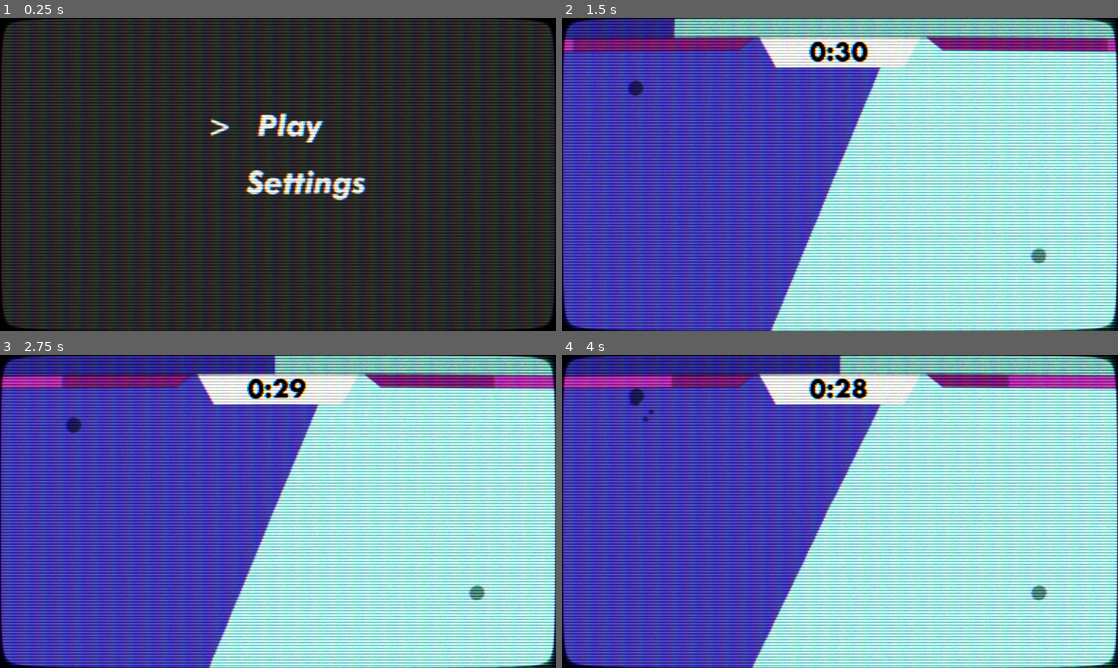
Above: before the commit, frames 1-4 (two rows, left to right).
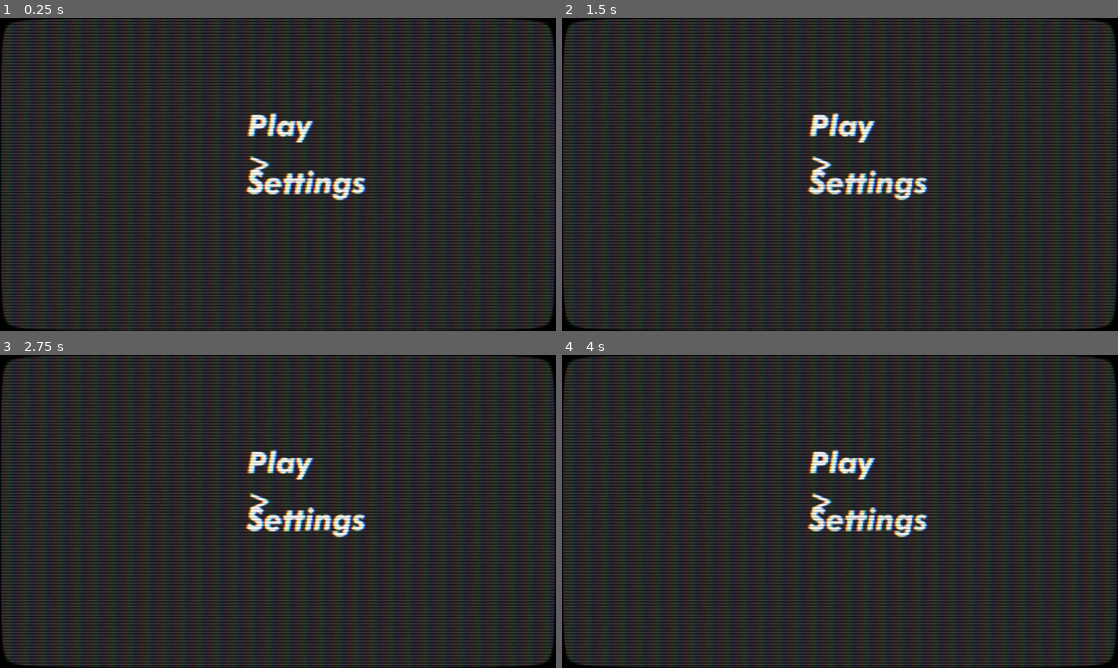
Above: after the commit, the same moments.

Repository: ProgrammingParadox/voronoi-game
Game: Godot game, scene res://scenes/home.tscn
Same seed, same stepped clock (60 frames per second), same inputs: the game is played once before the commit and once after it. This scene is started directly instead of the project's main scene.
Inputs (mouse positions are in pixels of both pictures, inside the frame that each line leads up to):
- Up to frame 1 (0.25 s): no input
- Up to frame 2 (1.5 s): click "Play" at 0.5 s; click (840, 199) at 1.25 s, where only the run before the commit has a clickable "Start!"
- Up to frame 3 (2.75 s): click (305, 464) at 2 s, where only the run after the commit has a clickable "Play"
- Up to frame 4 (4 s): click (867, 517) at 2.75 s, where only the run after the commit has a clickable "Settings"; move the mouse to (812, 574) at 3.52 s; hold W (player_1_up) from 3.53 s (still down); tap Q (player_1_plant) at 3.6 s

The runs differ from the first frame. In frame 1, 1.0% of the frame differs, in the area x 37-59%, y 30-50%; in frame 2, 99%, in the area x 0-100%, y 0-100%; in frame 3, 99%; in frame 4, 99%.

Commit message:
fixed play again button

Diff:
--- a/scenes/Game.tscn
+++ b/scenes/Game.tscn
@@ -57,7 +57,13 @@
 shader_parameter/unfilled_color = Vector4(0, 0, 0, 1)
 shader_parameter/bottom_border_size = 0.001
 
-[node name="Node2D" type="Node2D" node_paths=PackedStringArray("HUD_box")]
+[node name="Node2D" type="Control" node_paths=PackedStringArray("HUD_box")]
+layout_mode = 3
+anchors_preset = 15
+anchor_right = 1.0
+anchor_bottom = 1.0
+grow_horizontal = 2
+grow_vertical = 2
 script = ExtResource("1_s0nni")
 multithread_bar = false
 HUD_box = NodePath("StaticBody2D")
@@ -153,5 +159,6 @@
 polygon = PackedVector2Array(-509, 108, -140, 107, -111, 81, -96, 81, -62, 143, 201, 143, 236, 80, 251, 81, 279, 107, 647, 107, 647, 35, -509, 38)
 
 [node name="Victory" parent="." instance=ExtResource("14_7ua8r")]
+layout_mode = 1
 
 [connection signal="timeout" from="MatchTimer/Timer" to="MatchTimer" method="_on_timer_timeout"]
--- a/scenes/home_ui.tscn
+++ b/scenes/home_ui.tscn
@@ -12,20 +12,37 @@
 
 [sub_resource type="StyleBoxEmpty" id="StyleBoxEmpty_qq0qw"]
 
-[node name="HomeUI" type="MarginContainer"]
-offset_left = 416.0
-offset_top = 190.0
-offset_right = 738.0
-offset_bottom = 417.0
-theme_override_constants/margin_left = 100
+[node name="Control" type="Control"]
+layout_mode = 3
+anchors_preset = 15
+anchor_right = 1.0
+anchor_bottom = 1.0
+grow_horizontal = 2
+grow_vertical = 2
+
+[node name="HomeUI" type="CenterContainer" parent="."]
+layout_mode = 1
+anchors_preset = 15
+anchor_right = 1.0
+anchor_bottom = 1.0
+grow_horizontal = 2
+grow_vertical = 2
 script = ExtResource("1_plyxl")
 
-[node name="VBoxContainer" type="VBoxContainer" parent="."]
+[node name="Homepointer" type="Label" parent="HomeUI"]
+layout_mode = 2
+theme_override_fonts/font = ExtResource("3_dhu8p")
+theme_override_font_sizes/font_size = 60
+text = ">"
+
+[node name="VBoxContainer" type="VBoxContainer" parent="HomeUI"]
 layout_mode = 2
 theme_override_constants/separation = 40
+alignment = 1
 
-[node name="Play" type="Button" parent="VBoxContainer"]
+[node name="Play" type="Button" parent="HomeUI/VBoxContainer"]
 layout_mode = 2
+size_flags_horizontal = 0
 theme_override_colors/font_hover_color = Color(1, 1, 1, 1)
 theme_override_colors/font_color = Color(1, 1, 1, 1)
 theme_override_fonts/font = ExtResource("2_j02rv")
@@ -34,14 +51,5 @@
 theme_override_styles/hover = SubResource("StyleBoxEmpty_vqw7c")
 theme_override_styles/pressed = SubResource("StyleBoxEmpty_86xni")
 theme_override_styles/normal = SubResource("StyleBoxEmpty_qq0qw")
-text = "Play"
+text = "Play Again"
 alignment = 0
-
-[node name="Homepointer" type="Label" parent="."]
-layout_mode = 2
-theme_override_fonts/font = ExtResource("3_dhu8p")
-theme_override_font_sizes/font_size = 60
-text = ">"
-
-[connection signal="mouse_entered" from="VBoxContainer/Play" to="." method="_on_play_mouse_entered"]
-[connection signal="pressed" from="VBoxContainer/Play" to="." method="_on_play_pressed"]
--- a/scenes/victory.tscn
+++ b/scenes/victory.tscn
@@ -1,8 +1,18 @@
-[gd_scene load_steps=5 format=3 uid="uid://punv6n538xjd"]
+[gd_scene load_steps=11 format=3 uid="uid://punv6n538xjd"]
 
 [ext_resource type="FontFile" uid="uid://cja1fb78jg8se" path="res://Fonts/futura/Futura Bold font.ttf" id="1_faxov"]
 [ext_resource type="Script" uid="uid://djksc74em35ix" path="res://scenes/victory.gd" id="1_hl81x"]
-[ext_resource type="PackedScene" uid="uid://c14o4bg56yqid" path="res://scenes/home_ui.tscn" id="1_le47n"]
+[ext_resource type="Script" uid="uid://xl0camu6h8q" path="res://scripts/homebuttons.gd" id="2_g6lwx"]
+[ext_resource type="FontFile" uid="uid://rc0iatixy06p" path="res://Fonts/futura/Futura Heavy Italic font.ttf" id="3_5hn41"]
+[ext_resource type="FontFile" uid="uid://206u7jy14i4v" path="res://Fonts/futura/Futura Bold Italic font.ttf" id="4_n2k88"]
+
+[sub_resource type="StyleBoxEmpty" id="StyleBoxEmpty_lxycn"]
+
+[sub_resource type="StyleBoxEmpty" id="StyleBoxEmpty_vqw7c"]
+
+[sub_resource type="StyleBoxEmpty" id="StyleBoxEmpty_86xni"]
+
+[sub_resource type="StyleBoxEmpty" id="StyleBoxEmpty_qq0qw"]
 
 [sub_resource type="CanvasTexture" id="CanvasTexture_hl81x"]
 
@@ -17,18 +27,43 @@
 script = ExtResource("1_hl81x")
 
 [node name="ColorRect" type="ColorRect" parent="."]
-layout_mode = 0
-offset_top = 40.0
-offset_right = 1160.0
-offset_bottom = 660.0
+layout_mode = 1
+anchors_preset = 15
+anchor_right = 1.0
+anchor_bottom = 1.0
+grow_horizontal = 2
+grow_vertical = 2
 color = Color(0, 0, 0, 1)
 
-[node name="HomeUI" parent="." instance=ExtResource("1_le47n")]
+[node name="HomeUI" type="CenterContainer" parent="."]
+layout_mode = 1
+anchors_preset = 15
+anchor_right = 1.0
+anchor_bottom = 1.0
+grow_horizontal = 2
+grow_vertical = 2
+script = ExtResource("2_g6lwx")
+
+[node name="Play" type="Button" parent="HomeUI"]
 layout_mode = 2
-offset_left = 420.0
-offset_top = 300.0
-offset_right = 1580.0
-offset_bottom = 486.0
+size_flags_horizontal = 0
+theme_override_colors/font_hover_color = Color(1, 1, 1, 1)
+theme_override_colors/font_color = Color(1, 1, 1, 1)
+theme_override_fonts/font = ExtResource("4_n2k88")
+theme_override_font_sizes/font_size = 60
+theme_override_styles/focus = SubResource("StyleBoxEmpty_lxycn")
+theme_override_styles/hover = SubResource("StyleBoxEmpty_vqw7c")
+theme_override_styles/pressed = SubResource("StyleBoxEmpty_86xni")
+theme_override_styles/normal = SubResource("StyleBoxEmpty_qq0qw")
+text = "Play Again"
+alignment = 0
+
+[node name="Homepointer" type="Label" parent="HomeUI"]
+visible = false
+layout_mode = 2
+theme_override_fonts/font = ExtResource("3_5hn41")
+theme_override_font_sizes/font_size = 60
+text = ">"
 
 [node name="TextureRect" type="TextureRect" parent="."]
 layout_mode = 2
@@ -49,3 +84,5 @@
 text = "Player 1 wins"
 horizontal_alignment = 1
 vertical_alignment = 1
+
+[connection signal="pressed" from="HomeUI/Play" to="HomeUI" method="_on_play_pressed"]
--- a/scripts/game.gd
+++ b/scripts/game.gd
@@ -1,4 +1,4 @@
-extends Node2D
+extends Control
 
 '''
 TODO:
--- a/scripts/homebuttons.gd
+++ b/scripts/homebuttons.gd
@@ -1,11 +1,13 @@
-extends MarginContainer
+extends CenterContainer
 
 @onready var pointer =  $Homepointer
-@onready var play =     $VBoxContainer/Play
-@onready var buttons =  $VBoxContainer.get_children()
+@onready var play =     $Play
+@onready var buttons =  [play]
+@onready var pos = buttons.map(func(x): return x.global_position);
 var timer = 0.0
 var curr_selection := 0
 var original_game_time = Global.game_time
+
 # Called when the node enters the scene tree for the first time.
 func _ready() -> void:
 	process_mode = Node.PROCESS_MODE_ALWAYS
@@ -17,13 +19,14 @@
 # Called every frame. 'delta' is the elapsed time since the previous frame.
 func _process(delta: float) -> void:
 	timer += 0.1
-	pointer.global_position = Vector2(430 + 5 * sin(timer*0.8) ,buttons[curr_selection].global_position.y)
+	pointer.position = pos[curr_selection] + Vector2(-50 + 5 * sin(timer*0.8), 0)
 
-	for i in range(buttons.size()):
-		if i == curr_selection:
-			buttons[i].position.x = 20
-		else:
-			buttons[i].position.x = 0
+	#var mv = Vector2(20, 0);
+	#for i in range(buttons.size()):
+		#if i == curr_selection:
+			#buttons[i].position = pos[i] + mv;
+		#else:
+			#buttons[i].position = pos[i]
 
 func _on_play_mouse_entered() -> void:
 	curr_selection = 0
